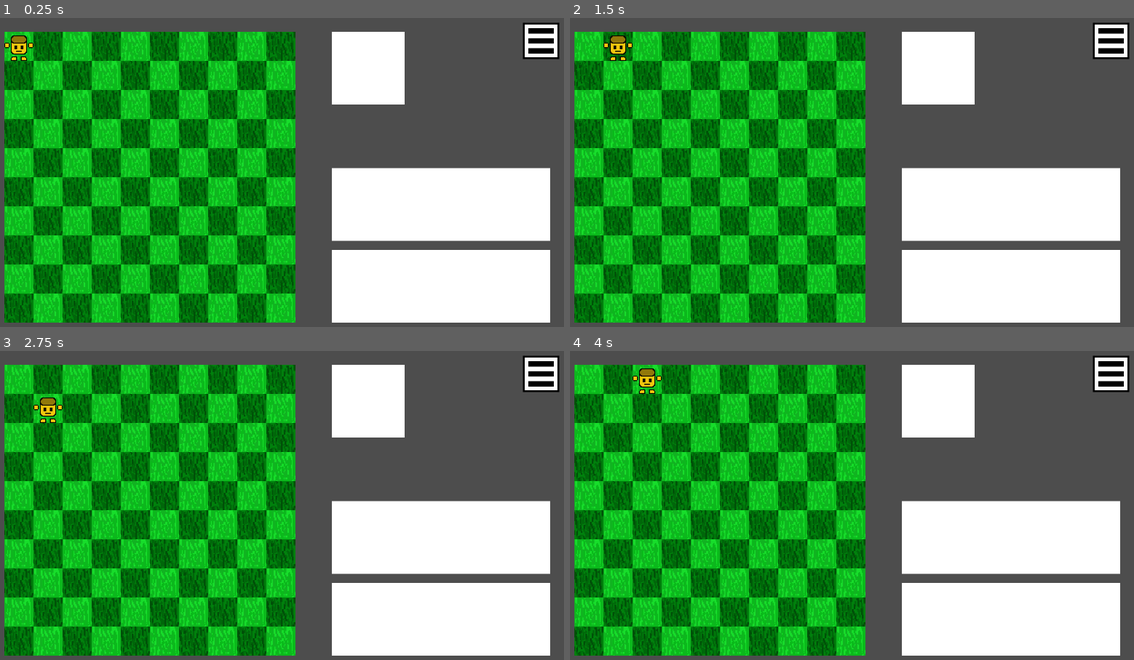
Above: before the commit, frames 1-4 (two rows, left to right).
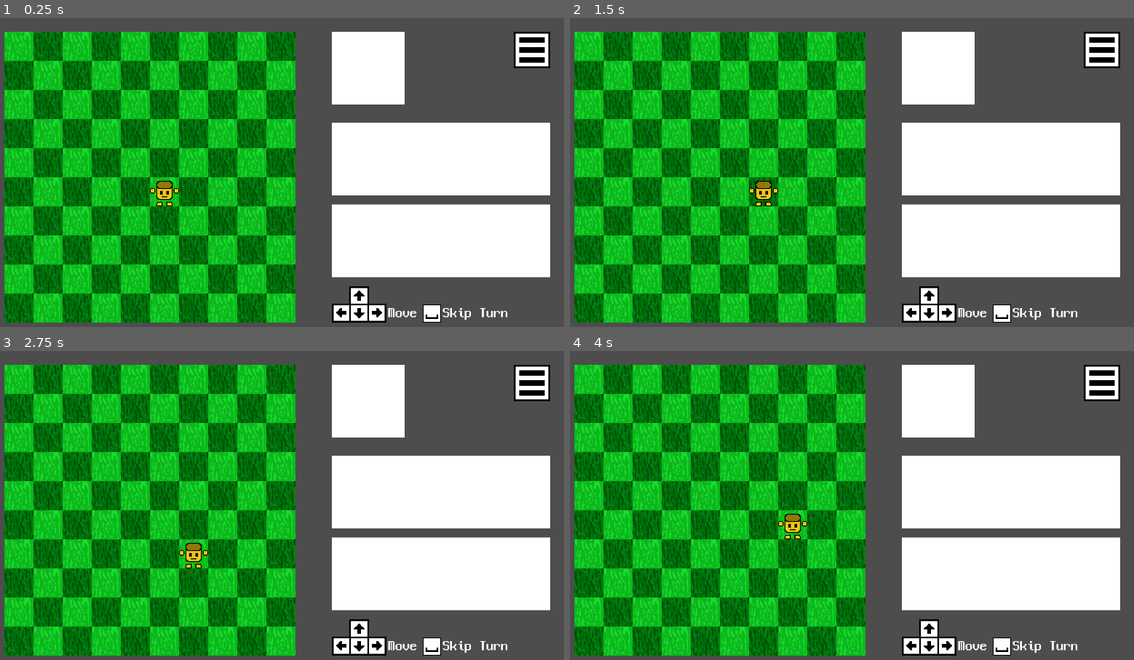
Above: after the commit, the same moments.

Repository: pupungeggang4/Godot-Roguelike
Game: Godot game, scene res://scene/battle.tscn
The game is run twice, just before and just after one commit, with the same random seed, the same clock (stepped at 60 frames per second) and the same inputs. This scene is started directly instead of the project's main scene.
Inputs (mouse positions are in pixels of both pictures, inside the frame that each line leads up to):
- Up to frame 1 (0.25 s): no input
- Up to frame 2 (1.5 s): tap Enter at 0.5 s; move the mouse to (976, 160) at 0.52 s; hold D (key_right, bound only before the commit) 0.53-1.28 s; click (976, 160) at 0.6 s; tap Space at 1.25 s; move the mouse to (733, 194) at 1.27 s; hold S (key_down, bound only before the commit) from 1.28 s (still down); click (733, 194) at 1.35 s
- Up to frame 3 (2.75 s): tap Enter at 2 s; move the mouse to (332, 437) at 2.02 s; release S (key_down, bound only before the commit) at 2.03 s; hold D (key_right, bound only before the commit) from 2.03 s (still down); click (332, 437) at 2.1 s
- Up to frame 4 (4 s): tap Space at 2.75 s; move the mouse to (818, 576) at 2.77 s; release D (key_right, bound only before the commit) at 2.78 s; hold W (key_up, bound only before the commit) 2.78-3.53 s; click (818, 576) at 2.85 s; tap Enter at 3.5 s; move the mouse to (1021, 558) at 3.52 s; hold A (key_left, bound only before the commit) from 3.53 s (still down); click (1021, 558) at 3.6 s

The runs differ from the first frame. In frame 1, 15% of the frame differs, in the area x 0-100%, y 1-99%; in frame 2, 15%; in frame 3, 15%; in frame 4, 15%.

Commit message:
Temp

Diff:
--- a/Game/project.godot
+++ b/Game/project.godot
@@ -35,24 +35,33 @@
 "events": [Object(InputEventMouseButton,"resource_local_to_scene":false,"resource_name":"","device":-1,"window_id":0,"a …(253 unchanged characters)…
 ]
 }
-key_left={
+left={
 "deadzone": 0.2,
 "events": [Object(InputEventKey,"resource_local_to_scene":false,"resource_name":"","device":-1,"window_id":0,"alt_press …(191 unchanged characters)…
+, Object(InputEventKey,"resource_local_to_scene":false,"resource_name":"","device":-1,"window_id":0,"alt_pressed":false,"shift_pressed":false,"ctrl_pressed":false,"meta_pressed":false,"pressed":false,"keycode":0,"physical_keycode":4194319,"key_label":0,"unicode":0,"location":0,"echo":false,"script":null)
 ]
 }
-key_right={
+right={
 "deadzone": 0.2,
 "events": [Object(InputEventKey,"resource_local_to_scene":false,"resource_name":"","device":-1,"window_id":0,"alt_press …(192 unchanged characters)…
+, Object(InputEventKey,"resource_local_to_scene":false,"resource_name":"","device":-1,"window_id":0,"alt_pressed":false,"shift_pressed":false,"ctrl_pressed":false,"meta_pressed":false,"pressed":false,"keycode":0,"physical_keycode":4194321,"key_label":0,"unicode":0,"location":0,"echo":false,"script":null)
 ]
 }
-key_up={
+up={
 "deadzone": 0.2,
 "events": [Object(InputEventKey,"resource_local_to_scene":false,"resource_name":"","device":-1,"window_id":0,"alt_press …(192 unchanged characters)…
+, Object(InputEventKey,"resource_local_to_scene":false,"resource_name":"","device":-1,"window_id":0,"alt_pressed":false,"shift_pressed":false,"ctrl_pressed":false,"meta_pressed":false,"pressed":false,"keycode":0,"physical_keycode":4194320,"key_label":0,"unicode":0,"location":0,"echo":false,"script":null)
 ]
 }
-key_down={
+down={
 "deadzone": 0.2,
 "events": [Object(InputEventKey,"resource_local_to_scene":false,"resource_name":"","device":-1,"window_id":0,"alt_press …(192 unchanged characters)…
+, Object(InputEventKey,"resource_local_to_scene":false,"resource_name":"","device":-1,"window_id":0,"alt_pressed":false,"shift_pressed":false,"ctrl_pressed":false,"meta_pressed":false,"pressed":false,"keycode":0,"physical_keycode":4194322,"key_label":0,"unicode":0,"location":0,"echo":false,"script":null)
+]
+}
+skip={
+"deadzone": 0.2,
+"events": [Object(InputEventKey,"resource_local_to_scene":false,"resource_name":"","device":-1,"window_id":0,"alt_pressed":false,"shift_pressed":false,"ctrl_pressed":false,"meta_pressed":false,"pressed":false,"keycode":0,"physical_keycode":32,"key_label":0,"unicode":32,"location":0,"echo":false,"script":null)
 ]
 }
 
--- a/Game/scene/battle.tscn
+++ b/Game/scene/battle.tscn
@@ -1,21 +1,23 @@
-[gd_scene load_steps=8 format=4 uid="uid://b71047jcygq5q"]
+[gd_scene load_steps=10 format=4 uid="uid://b71047jcygq5q"]
 
 [ext_resource type="Script" uid="uid://dkawtrcif8wh5" path="res://script/scene/battle.gd" id="1_afp2b"]
 [ext_resource type="Texture2D" uid="uid://bvgdscjhcgja5" path="res://image/ButtonMenu.png" id="2_ffp3s"]
 [ext_resource type="TileSet" uid="uid://beqsjx2t2syr2" path="res://resource/tileset.tres" id="3_ebedk"]
 [ext_resource type="Script" uid="uid://dhaow2obd8yhe" path="res://script/thing/field.gd" id="3_q27o7"]
-[ext_resource type="PackedScene" uid="uid://b160hg5iihfcq" path="res://scene/menu.tscn" id="3_soyo5"]
-[ext_resource type="Script" uid="uid://b5lu2v00msan7" path="res://script/thing/player_battle.gd" id="4_0okv5"]
-[ext_resource type="Texture2D" uid="uid://d1r5sevldrky8" path="res://image/Player.png" id="6_6qw66"]
+[ext_resource type="PackedScene" uid="uid://b160hg5iihfcq" path="res://scene/window/menu.tscn" id="3_soyo5"]
+[ext_resource type="Texture2D" uid="uid://xs7ugbq47fne" path="res://image/Controls.png" id="5_bdn7b"]
+[ext_resource type="PackedScene" uid="uid://mggausi6qsqa" path="res://scene/thing/player.tscn" id="5_ougy3"]
+[ext_resource type="Texture2D" uid="uid://dm27soybbfu2t" path="res://image/Space.png" id="6_yyook"]
+[ext_resource type="Theme" uid="uid://cck5exjquex2v" path="res://resource/font_neodgm.tres" id="7_5mh2w"]
 
 [node name="Battle" type="Node2D"]
 script = ExtResource("1_afp2b")
 
 [node name="ButtonMenu" type="TextureRect" parent="."]
-offset_left = 1180.0
-offset_top = 20.0
-offset_right = 1260.0
-offset_bottom = 100.0
+offset_left = 1160.0
+offset_top = 40.0
+offset_right = 1240.0
+offset_bottom = 120.0
 texture = ExtResource("2_ffp3s")
 
 [node name="Field" type="Node2D" parent="."]
@@ -32,6 +34,12 @@
 tile_map_data = PackedByteArray("AAAAAAAAAAABAAAAAAABAAEAAAABAAAAAAAAAAEAAAAAAAAAAAABAAAAAAAAAAAAAAAEAAYAAAABAAAAAAAFAA …(1520 unchanged characters)…
 tile_set = ExtResource("3_ebedk")
 
+[node name="Unit" type="Node2D" parent="Field"]
+
+[node name="Player" parent="Field/Unit" instance=ExtResource("5_ougy3")]
+
+[node name="Enemy" type="Node2D" parent="Field"]
+
 [node name="Right" type="Control" parent="."]
 layout_mode = 3
 anchors_preset = 0
@@ -41,23 +49,23 @@
 [node name="Hand" type="ColorRect" parent="Right"]
 layout_mode = 0
 offset_left = 760.0
-offset_top = 520.0
+offset_top = 420.0
 offset_right = 1240.0
-offset_bottom = 680.0
+offset_bottom = 580.0
 
 [node name="Item" type="ColorRect" parent="Right"]
 layout_mode = 0
 offset_left = 760.0
-offset_top = 340.0
+offset_top = 240.0
 offset_right = 1000.0
-offset_bottom = 420.0
+offset_bottom = 320.0
 
 [node name="Equipment" type="ColorRect" parent="Right"]
 layout_mode = 0
 offset_left = 760.0
-offset_top = 340.0
+offset_top = 240.0
 offset_right = 1240.0
-offset_bottom = 500.0
+offset_bottom = 400.0
 
 [node name="Portrait" type="ColorRect" parent="Right"]
 layout_mode = 0
@@ -66,16 +74,47 @@
 offset_right = 920.0
 offset_bottom = 200.0
 
-[node name="Player" type="Node2D" parent="."]
-position = Vector2(72, 72)
-script = ExtResource("4_0okv5")
+[node name="Control" type="Control" parent="Right"]
+layout_mode = 1
+anchor_left = 19.0
+anchor_top = 1.0
+anchor_right = 19.0
+anchor_bottom = 1.0
+offset_top = 560.0
+offset_right = 400.0
+offset_bottom = 640.0
 
-[node name="PlayerSprite" type="Sprite2D" parent="Player"]
-texture = ExtResource("6_6qw66")
+[node name="Controls" type="TextureRect" parent="Right/Control"]
+layout_mode = 0
+offset_right = 120.0
+offset_bottom = 80.0
+texture = ExtResource("5_bdn7b")
+
+[node name="Space" type="TextureRect" parent="Right/Control"]
+layout_mode = 0
+offset_left = 200.0
+offset_top = 40.0
+offset_right = 240.0
+offset_bottom = 80.0
+texture = ExtResource("6_yyook")
+
+[node name="TextMove" type="Label" parent="Right/Control"]
+layout_mode = 0
+offset_left = 124.0
+offset_top = 44.0
+offset_right = 188.0
+offset_bottom = 76.0
+theme = ExtResource("7_5mh2w")
+text = "Move"
+
+[node name="TextMove2" type="Label" parent="Right/Control"]
+layout_mode = 0
+offset_left = 244.0
+offset_top = 44.0
+offset_right = 388.0
+offset_bottom = 76.0
+theme = ExtResource("7_5mh2w")
+text = "Skip Turn"
 
 [node name="Menu" parent="." instance=ExtResource("3_soyo5")]
 visible = false
-offset_left = 320.0
-offset_top = 240.0
-offset_right = 320.0
-offset_bottom = 240.0
--- a/Game/scene/map.tscn
+++ b/Game/scene/map.tscn
@@ -1,27 +1,39 @@
-[gd_scene load_steps=4 format=3 uid="uid://dntbaqhle72iw"]
+[gd_scene load_steps=6 format=3 uid="uid://dntbaqhle72iw"]
 
 [ext_resource type="Theme" uid="uid://cck5exjquex2v" path="res://resource/font_neodgm.tres" id="1_rgtto"]
 [ext_resource type="Script" uid="uid://dyhkjmpnv2g81" path="res://script/scene/map.gd" id="1_wpp1k"]
 [ext_resource type="Texture2D" uid="uid://bvgdscjhcgja5" path="res://image/ButtonMenu.png" id="3_h0nt1"]
+[ext_resource type="Texture2D" uid="uid://bpqhqogh42cpg" path="res://image/ButtonInfo.png" id="4_nf54y"]
+[ext_resource type="PackedScene" uid="uid://n2h8oqiu15e8" path="res://scene/window/info.tscn" id="5_4xw1d"]
 
 [node name="Map" type="Node2D"]
 script = ExtResource("1_wpp1k")
 
 [node name="LabelTitle" type="Label" parent="."]
-offset_left = 24.0
-offset_top = 24.0
-offset_right = 184.0
-offset_bottom = 56.0
+offset_left = 44.0
+offset_top = 44.0
+offset_right = 204.0
+offset_bottom = 76.0
 theme = ExtResource("1_rgtto")
 text = "Map"
 
 [node name="ButtonBack" type="TextureRect" parent="."]
-offset_left = 1180.0
-offset_top = 20.0
-offset_right = 1260.0
-offset_bottom = 100.0
+offset_left = 1160.0
+offset_top = 40.0
+offset_right = 1240.0
+offset_bottom = 120.0
 texture = ExtResource("3_h0nt1")
+
+[node name="ButtonInfo" type="TextureRect" parent="."]
+offset_left = 1160.0
+offset_top = 600.0
+offset_right = 1240.0
+offset_bottom = 680.0
+texture = ExtResource("4_nf54y")
 
 [node name="Element" type="Control" parent="."]
 layout_mode = 3
 anchors_preset = 0
+
+[node name="Info" parent="." instance=ExtResource("5_4xw1d")]
+visible = false
--- /dev/null
+++ b/Game/scene/thing/player.tscn
@@ -0,0 +1,10 @@
+[gd_scene load_steps=3 format=3 uid="uid://mggausi6qsqa"]
+
+[ext_resource type="Script" uid="uid://b5lu2v00msan7" path="res://script/thing/player_battle.gd" id="1_hjaqi"]
+[ext_resource type="Texture2D" uid="uid://d1r5sevldrky8" path="res://image/thing/Player.png" id="1_xo3ru"]
+
+[node name="Player" type="Node2D"]
+script = ExtResource("1_hjaqi")
+
+[node name="Player" type="Sprite2D" parent="."]
+texture = ExtResource("1_xo3ru")
--- /dev/null
+++ b/Game/scene/thing/unit.tscn
@@ -0,0 +1,3 @@
+[gd_scene format=3 uid="uid://b4clh5gk8x88f"]
+
+[node name="Unit" type="Node2D"]
--- /dev/null
+++ b/Game/scene/window/info.tscn
@@ -0,0 +1,12 @@
+[gd_scene format=3 uid="uid://n2h8oqiu15e8"]
+
+[node name="Info" type="Control"]
+layout_mode = 3
+anchors_preset = 0
+
+[node name="Background" type="ColorRect" parent="."]
+layout_mode = 0
+offset_left = 160.0
+offset_top = 40.0
+offset_right = 1120.0
+offset_bottom = 680.0
--- a/Game/scene/menu.tscn
+++ b/Game/scene/window/menu.tscn
@@ -8,61 +8,67 @@
 
 [node name="ColorRect" type="ColorRect" parent="."]
 layout_mode = 0
-offset_right = 640.0
-offset_bottom = 240.0
+offset_left = 320.0
+offset_top = 240.0
+offset_right = 960.0
+offset_bottom = 480.0
 
 [node name="ReferenceRect" type="ReferenceRect" parent="."]
 layout_mode = 0
-offset_right = 640.0
-offset_bottom = 80.0
+offset_left = 320.0
+offset_top = 240.0
+offset_right = 960.0
+offset_bottom = 320.0
 border_color = Color(0, 0, 0, 1)
 border_width = 2.0
 editor_only = false
 
 [node name="ReferenceRect2" type="ReferenceRect" parent="."]
 layout_mode = 0
-offset_top = 80.0
-offset_right = 640.0
-offset_bottom = 160.0
+offset_left = 320.0
+offset_top = 320.0
+offset_right = 960.0
+offset_bottom = 400.0
 border_color = Color(0, 0, 0, 1)
 border_width = 2.0
 editor_only = false
 
 [node name="ReferenceRect3" type="ReferenceRect" parent="."]
 layout_mode = 0
-offset_top = 160.0
-offset_right = 640.0
-offset_bottom = 240.0
+offset_left = 320.0
+offset_top = 400.0
+offset_right = 960.0
+offset_bottom = 480.0
 border_color = Color(0, 0, 0, 1)
 border_width = 2.0
 editor_only = false
 
 [node name="TextPaused" type="Label" parent="."]
 layout_mode = 0
-offset_left = 4.0
-offset_top = 24.0
-offset_right = 100.0
-offset_bottom = 56.0
+offset_left = 324.0
+offset_top = 264.0
+offset_right = 420.0
+offset_bottom = 296.0
 theme = ExtResource("1_e5g8k")
 theme_override_colors/font_color = Color(0, 0, 0, 1)
 text = "Paused"
 
 [node name="TextResume" type="Label" parent="."]
 layout_mode = 0
-offset_left = 4.0
-offset_top = 104.0
-offset_right = 100.0
-offset_bottom = 136.0
+offset_left = 324.0
+offset_top = 344.0
+offset_right = 484.0
+offset_bottom = 376.0
 theme = ExtResource("1_e5g8k")
 theme_override_colors/font_color = Color(0, 0, 0, 1)
 text = "Resume [R]"
 
 [node name="TextExit" type="Label" parent="."]
 layout_mode = 0
-offset_left = 4.0
-offset_top = 184.0
-offset_right = 100.0
-offset_bottom = 216.0
+offset_left = 324.0
+offset_top = 424.0
+offset_right = 452.0
+offset_bottom = 456.0
 theme = ExtResource("1_e5g8k")
 theme_override_colors/font_color = Color(0, 0, 0, 1)
 text = "Exit [E]"
--- /dev/null
+++ b/Game/scene/window/reward.tscn
@@ -0,0 +1,9 @@
+[gd_scene format=3 uid="uid://bbhd5xqnrsfcw"]
+
+[node name="Reward" type="Control"]
+layout_mode = 3
+anchors_preset = 15
+anchor_right = 1.0
+anchor_bottom = 1.0
+grow_horizontal = 2
+grow_vertical = 2
--- a/Game/script/UI.gd
+++ b/Game/script/UI.gd
@@ -7,14 +7,15 @@
 }
 
 var map = {
-    'button_back': [1180, 20, 80, 80],
+    'button_back': [1160, 40, 80, 80],
+    'button_info': [1160, 600, 80, 80],
     'element_start': [180, 80],
     'element_size': [80, 80],
     'element_interval': [120, 120]
 }
 
 var battle = {
-    'button_menu': [1180, 20, 80, 80]
+    'button_menu': [1160, 40, 80, 80]
 }
 
 var menu = {
--- a/Game/script/func.gd
+++ b/Game/script/func.gd
@@ -2,6 +2,9 @@
 
 func point_inside_rect_array(point: Vector2, rect: Array) -> bool:
     return point.x > rect[0] and point.x < rect[0] + rect[2] and point.y > rect[1] and point.y < rect[1] + rect[3]
+
+func point_inside_array(point: Array, size: Array) -> bool:
+    return point[0] >= 0 and point[0] < size[0] and point[1] >= 0 and point[1] < size[1]
 
 func change_scene(current_scene: Node, scene_path: String, scene_name: String) -> void:
     var scene = load(scene_path).instantiate()
--- a/Game/script/scene/battle.gd
+++ b/Game/script/scene/battle.gd
@@ -1,14 +1,30 @@
 extends Node2D
 
 @export var turn = 0
+var tile = [
+    [null, null, null, null, null, null, null, null, null, null],
+    [null, null, null, null, null, null, null, null, null, null],
+    [null, null, null, null, null, null, null, null, null, null],
+    [null, null, null, null, null, null, null, null, null, null],
+    [null, null, null, null, null, null, null, null, null, null],
+    [null, null, null, null, null, null, null, null, null, null],
+    [null, null, null, null, null, null, null, null, null, null],
+    [null, null, null, null, null, null, null, null, null, null],
+    [null, null, null, null, null, null, null, null, null, null],
+    [null, null, null, null, null, null, null, null, null, null]
+]
 
 func _ready() -> void:
-    pass
+    battle_init()
+    tile[5][5] = get_node('Field/Unit/Player')
 
 func _process(delta: float) -> void:
     handle_input()
     if GVar.menu == false and GVar.state == '':
         handle_tick(delta)
+
+func battle_init() -> void:
+    pass
 
 func handle_tick(delta: float) -> void:
     pass
--- a/Game/script/scene/map.gd
+++ b/Game/script/scene/map.gd
@@ -33,11 +33,22 @@
 func handle_mouse(mouse: Vector2) -> void:
     if Func.point_inside_rect_array(mouse, UI.map.button_back):
         Func.change_scene(self, 'res://scene/title.tscn', 'Title')
-    for i in range(5):
-        for j in range(8):
-            if Func.point_inside_rect_array(mouse, [UI.map.element_start[0] + UI.map.element_interval[0] * j, UI.map.element_start[1] + UI.map.element_interval[1] * i, UI.map.element_size[0], UI.map.element_size[1]]):
-                if j == Player.dungeon_column:
-                    Player.dungeon_column += 1
-                    if map_element[i][j] == 2:
-                        GVar.state = ''
-                        Func.change_scene(self, 'res://scene/battle.tscn', 'Battle')
+
+    if GVar.state == '':
+        if Func.point_inside_rect_array(mouse, UI.map.button_info):
+            GVar.state = 'info'
+            get_node('Info').show()
+
+        for i in range(5):
+            for j in range(8):
+                if Func.point_inside_rect_array(mouse, [UI.map.element_start[0] + UI.map.element_interval[0] * j, UI.map.element_start[1] + UI.map.element_interval[1] * i, UI.map.element_size[0], UI.map.element_size[1]]):
+                    if j == Player.dungeon_column:
+                        Player.dungeon_column += 1
+                        if map_element[i][j] == 2:
+                            GVar.state = ''
+                            Func.change_scene(self, 'res://scene/battle.tscn', 'Battle')
+
+    elif GVar.state == 'info':
+        if Func.point_inside_rect_array(mouse, UI.map.button_info):
+            GVar.state = ''
+            get_node('Info').hide()
--- a/Game/script/thing/field.gd
+++ b/Game/script/thing/field.gd
@@ -1,14 +1 @@
 extends Node2D
-
-var tile = [
-    [0, 0, 0, 0, 0, 0, 0, 0, 0, 0],
-    [0, 0, 0, 0, 0, 0, 0, 0, 0, 0],
-    [0, 0, 0, 0, 0, 0, 0, 0, 0, 0],
-    [0, 0, 0, 0, 0, 0, 0, 0, 0, 0],
-    [0, 0, 0, 0, 0, 0, 0, 0, 0, 0],
-    [0, 0, 0, 0, 0, 0, 0, 0, 0, 0],
-    [0, 0, 0, 0, 0, 0, 0, 0, 0, 0],
-    [0, 0, 0, 0, 0, 0, 0, 0, 0, 0],
-    [0, 0, 0, 0, 0, 0, 0, 0, 0, 0],
-    [0, 0, 0, 0, 0, 0, 0, 0, 0, 0]
-]
--- a/Game/script/thing/player_battle.gd
+++ b/Game/script/thing/player_battle.gd
@@ -1,4 +1,6 @@
 extends Node2D
+
+const moves = {'up': [-1, 0], 'left': [0, -1], 'down': [1, 0], 'right': [0, 1]}
 
 var hp = 60
 var hp_max = 60
@@ -12,7 +14,8 @@
 @onready var Battle = get_node('/root/Battle')
 
 func _ready() -> void:
-    pass
+    coord = [5, 5]
+    adjust_position()
 
 func _process(delta: float) -> void:
     handle_input()
@@ -21,17 +24,21 @@
     position = Vector2(72 + 64 * coord[1], 72 + 64 * coord[0])
 
 func handle_input() -> void:
+    handle_key()
+
+func handle_key() -> void:
     if GVar.menu == false:
         if GVar.state == '':
-            if Input.is_action_just_released('key_down'):
-                coord[0] += 1
-                adjust_position()
-            if Input.is_action_just_released('key_up'):
-                coord[0] -= 1
-                adjust_position()
-            if Input.is_action_just_released('key_left'):
-                coord[1] -= 1
-                adjust_position()
-            if Input.is_action_just_released('key_right'):
-                coord[1] += 1
-                adjust_position()
+            handle_key_game()
+
+func handle_key_game():
+    for move in moves:
+        if Input.is_action_just_released(move):
+            var temp_coord = [coord[0] + moves[move][0], coord[1] + moves[move][1]]
+            if Func.point_inside_array(temp_coord, [10, 10]):
+                if Battle.tile[temp_coord[0]][temp_coord[1]] == null:
+                    Battle.tile[coord[0]][coord[1]] = null
+                    coord[0] = temp_coord[0]
+                    coord[1] = temp_coord[1]
+                    Battle.tile[coord[0]][coord[1]] = self
+                    adjust_position()
Binary file added: Game/image/ButtonInfo.png
Not shown, added: Game/image/ButtonInfo.png.import
Binary file added: Game/image/Controls.png
Not shown, added: Game/image/Controls.png.import
Binary file added: Game/image/Space.png
Not shown, added: Game/image/Space.png.import
Binary file added: Game/image/thing/Monster001.png
Not shown, added: Game/image/thing/Monster001.png.import
Renamed: Game/image/Player.png -> Game/image/thing/Player.png
Not shown, changed: Game/image/thing/Player.png.import
